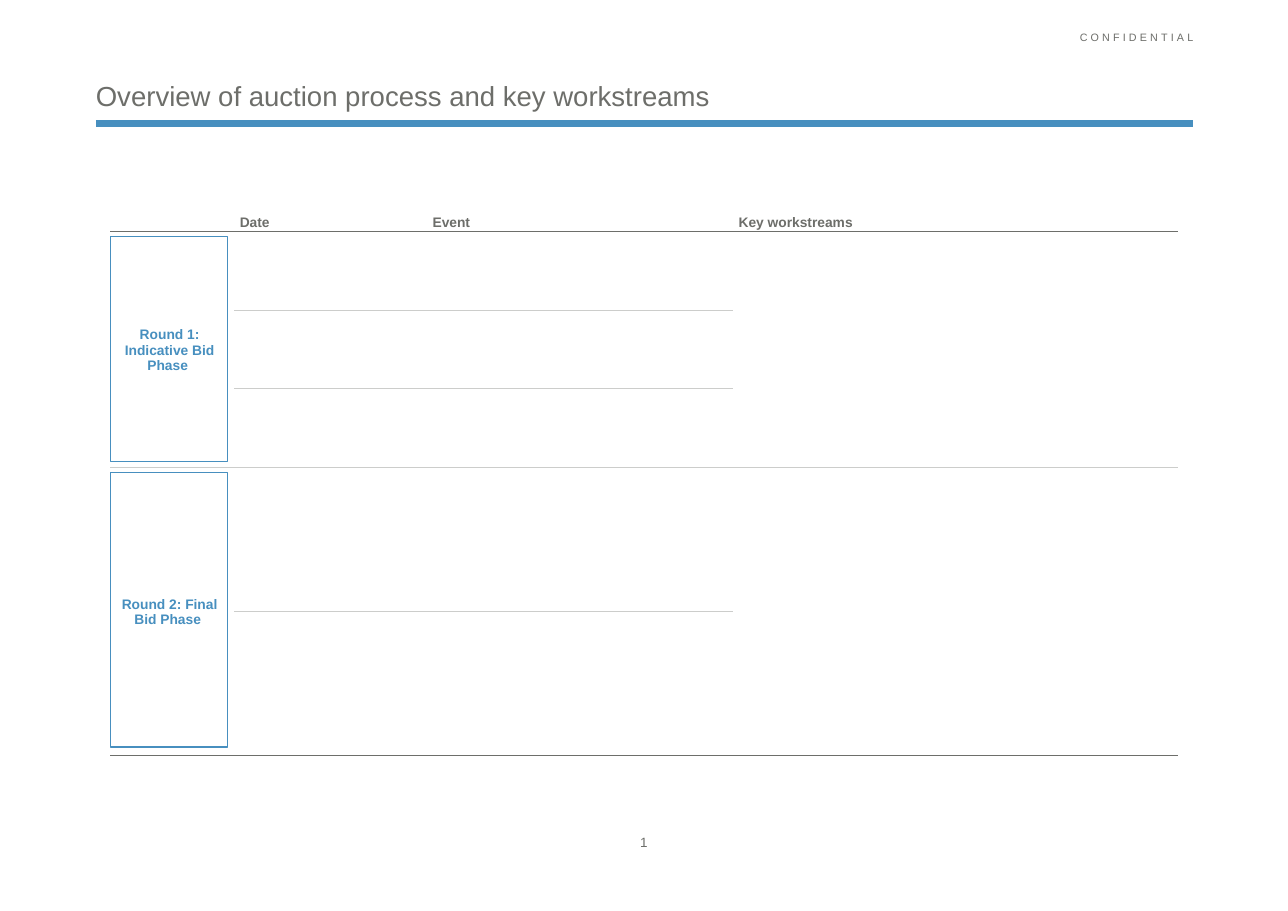
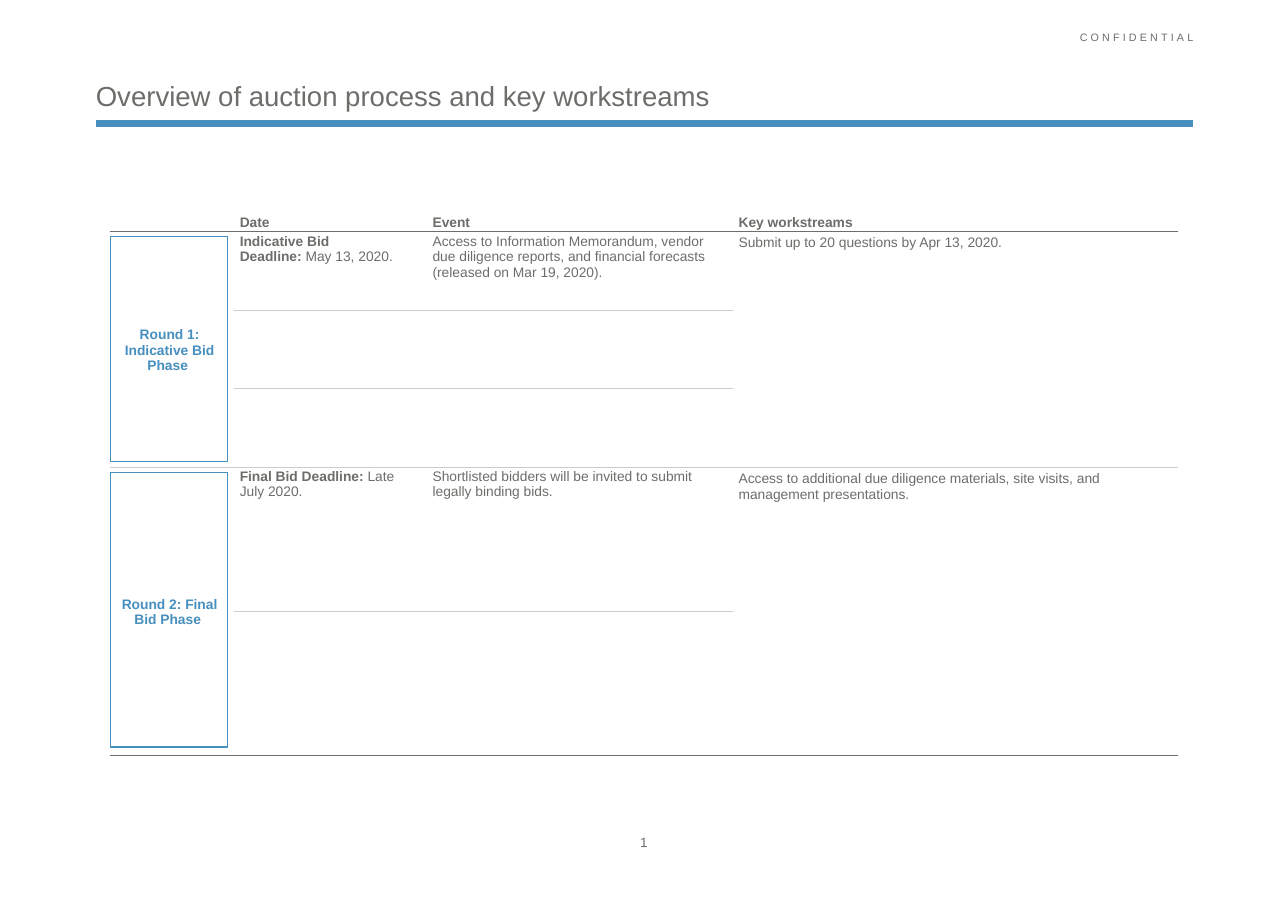
Before and after one commit to KelvinMutuku/JP-Morgan-Internship-Projects, a slide deck: slide 2 of Investment_banking_Projects/Task-2-Target-information-and-auction-process/Task 2 Template.pptx. Drawn at 1288x911 pixels with LibreOffice and Linux fonts; fonts in the diff are those of the drawing; background and template pictures are left out. Boxes give left, top, right and bottom in pixels: in the first picture for what was removed or moved away, otherwise in the second. Text is boxed around its words. In the diff, an @@ line names an element or a change of style, - is before the commit and + after.

```diff
--- a/Investment_banking_Projects/Task-2-Target-information-and-auction-process/Task 2 Template.pptx
+++ b/Investment_banking_Projects/Task-2-Target-information-and-auction-process/Task 2 Template.pptx
@@ table at (110,210,1178,755) @@
-row 2: Round 1: Indicative Bid Phase |  |  | 
+row 2: Round 1: Indicative Bid Phase | Indicative Bid Deadline: May 13, 2020. | Access to Information Memorandum, vendor due diligence reports, and financial forecasts (released on Mar 19, 2020). | Submit up to 20 questions by Apr 13, 2020.
-row 5: Round 2: Final Bid Phase |  |  | 
+row 5: Round 2: Final Bid Phase | Final Bid Deadline: Late July 2020. | Shortlisted bidders will be invited to submit legally binding bids. | Access to additional due diligence materials, site visits, and management presentations.
```
Also in this commit, not shown: 1 other slide changed.
